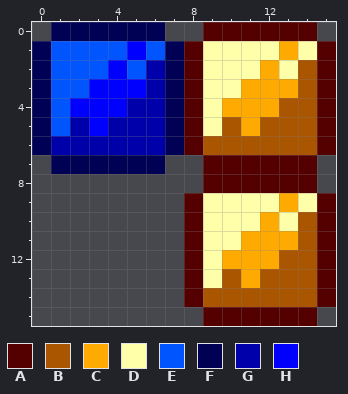
Two states of a pixel-art sprite, assets-raw/raw/icon-clear-no.png. Above: the version before the commit.
The file is 16x16 pixels.
Palette (. is transparent): A #550000  B #aa5500  C #ffaa00  D #ffffaa  E #0055ff  F #000055  G #0000aa  H #0000ff
Pixels before, first column x 0:
 0 .FFFFFF..AAAAAA.
 1 FEEEEHEFADDDDCDA
 2 FEEEHEGFADDDCDBA
 3 FEEHHHGFADDCCCBA
 4 FEHHHGGFADCCCBBA
 5 FEGHGGGFADBCBBBA
 6 FGGGGGGFABBBBBBA
 7 .FFFFFF..AAAAAA.
 8 .........AAAAAA.
 9 ........ADDDDCDA
10 ........ADDDCDBA
11 ........ADDCCCBA
12 ........ADCCCBBA
13 ........ADBCBBBA
14 ........ABBBBBBA
15 .........AAAAAA.
After the commit:
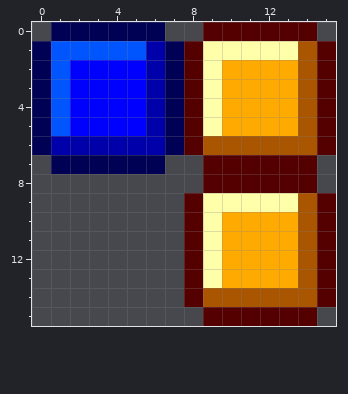
Difference:
{"y":1,"x":5,"old":"HE","new":"EG"}
{"y":1,"x":13,"old":"CD","new":"DB"}
{"y":2,"x":2,"old":"EE","new":"HH"}
{"y":2,"x":5,"old":"E","new":"H"}
{"y":2,"x":10,"old":"DD","new":"CC"}
{"y":2,"x":13,"old":"D","new":"C"}
{"y":3,"x":2,"old":"E","new":"H"}
{"y":3,"x":10,"old":"D","new":"C"}
{"y":4,"x":5,"old":"G","new":"H"}
{"y":4,"x":13,"old":"B","new":"C"}
{"y":5,"x":2,"old":"G","new":"H"}
{"y":5,"x":4,"old":"GG","new":"HH"}
{"y":5,"x":10,"old":"B","new":"C"}
{"y":5,"x":12,"old":"BB","new":"CC"}
{"y":9,"x":13,"old":"CD","new":"DB"}
{"y":10,"x":10,"old":"DD","new":"CC"}
{"y":10,"x":13,"old":"D","new":"C"}
{"y":11,"x":10,"old":"D","new":"C"}
{"y":12,"x":13,"old":"B","new":"C"}
{"y":13,"x":10,"old":"B","new":"C"}
{"y":13,"x":12,"old":"BB","new":"CC"}
{"label":"changed","picture_box":[70,41,317,136]}
{"label":"changed","picture_box":[222,193,317,288]}
